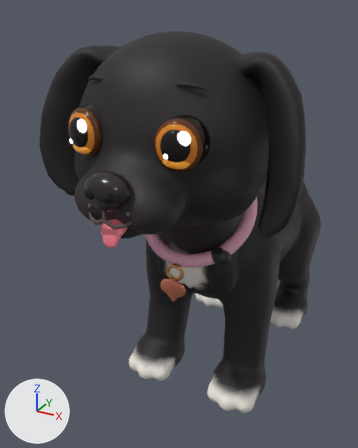
Two versions of the glTF model blanche-agente-du-chaos/art/models/blanche.glb, one commit apart.
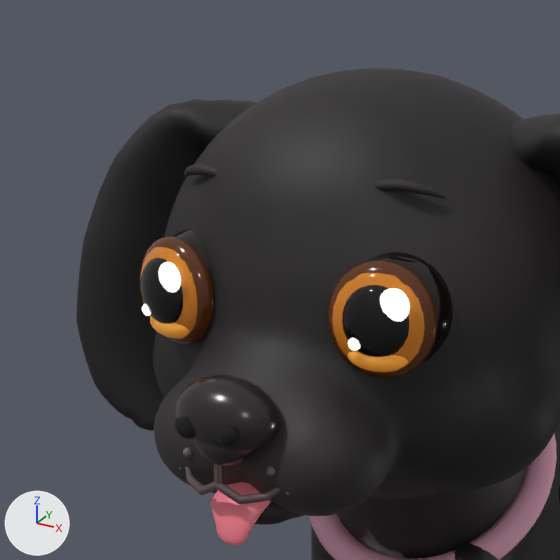
There are two pictures of each version: one whole from a camera (50 mm lens) standing at (0.328, -0.806, 0.642) and looking at (-0.079, -0.066, 0.272), one close up on the part from 1% to 72% of the width and 0% to 57% of the height. Every picture has the same lights, and +X, +Y and +Z are marked at lower left. The older version's two pictures come first. Vertices at exactly the same position are counted once.

The scene before the commit, as lines of its bpy script (objects in view):
```python
ob_details = bpy.data.objects.new('Details', me_details)
ob_details.location = (0.0, 0.0, 0.0)
ob_peau = bpy.data.objects.new('Peau', me_peau)
ob_peau.location = (0.0, 0.0, 0.0)
```
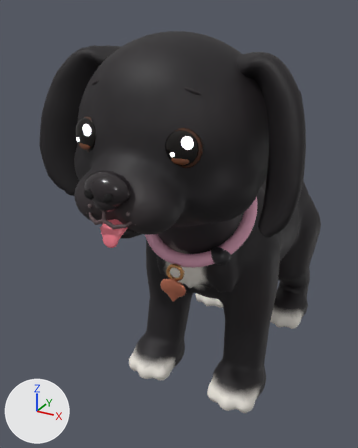
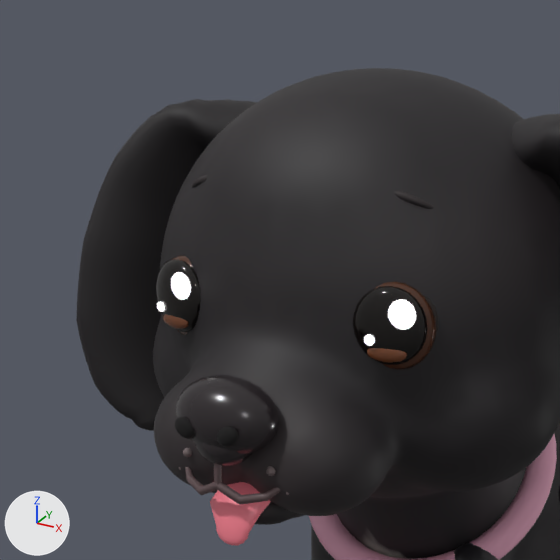
Patch to the scene script:
```diff
--- a/blanche-agente-du-chaos/art/models/blanche.glb.py
+++ b/blanche-agente-du-chaos/art/models/blanche.glb.py
@@ mat_oeil @@
 mat_oeil.base_color = (0.007, 0.00402, 0.00335)  # black #140d0b
-mat_oeil.roughness = 0.08
+mat_oeil.roughness = 0.2
@@ mat_iris @@
 mat_iris = principled_material('iris')
-mat_iris.base_color = (0.584, 0.195, 0.016)  # orange #c97a22
-mat_iris.roughness = 0.08
-mat_iris.emission_color = (0.0411, 0.0116, 0.00109)  # brown #391c04
-mat_iris.emission_strength = 1.0
+mat_iris.base_color = (0.0685, 0.0232, 0.0103)  # brown #4a2a1a
+mat_iris.roughness = 0.18
@@ mat_iris_clair @@
 mat_iris_clair = principled_material('iris_clair')
-mat_iris_clair.base_color = (0.871, 0.418, 0.0595)  # orange #f0ad45
+mat_iris_clair.base_color = (0.147, 0.0467, 0.0176)  # brown #6b3d24
 mat_iris_clair.roughness = 0.08
-mat_iris_clair.emission_color = (0.178, 0.0479, 0.00257)  # brown #753e08
-mat_iris_clair.emission_strength = 1.0
@@ me_details @@
 # used by ob_details; location = (0.0, 0.0, 0.0)
-me_details.from_pydata(...)  # 9368 vertices, 18536 faces; spans x -0.194..0.194, y -0.399..-0.072, z 0.219..0.593
+me_details.from_pydata(...)  # 8838 vertices, 17480 faces; spans x -0.194..0.194, y -0.399..-0.072, z 0.219..0.593
+# me_details part 1: the loose piece of 72 vertices spanning x -0.081..-0.074, y -0.346..-0.341, z 0.487..0.494 is moved by (0.001, 0.011, -0.001)
+# me_details part 2: the loose piece of 250 vertices spanning x 0.039..0.083, y -0.31..-0.295, z 0.556..0.566 is multiplied about its middle by the matrix ((0.936, 0.026, 0.188), (-0.019, 0.954, -0.033), (-0.189, 0.029, 0.936)), then moved by (0.0, 0.003, -0.005)
+# me_details part 3: the loose piece of 250 vertices spanning x -0.083..-0.039, y -0.31..-0.295, z 0.556..0.566 is multiplied about its middle by the matrix ((0.936, -0.026, -0.188), (0.019, 0.954, -0.033), (0.189, 0.029, 0.936)), then moved by (0.0, 0.003, -0.005)
+# me_details part 4: the loose piece of 128 vertices spanning x 0.07..0.086, y -0.346..-0.338, z 0.502..0.52 is deleted
+# me_details part 5: the loose piece of 128 vertices spanning x -0.066..-0.05, y -0.35..-0.342, z 0.502..0.52 is deleted
+# me_details part 6: the loose piece of 72 vertices spanning x 0.055..0.062, y -0.35..-0.345, z 0.487..0.494 is deleted
+# me_details part 7: 9 vertices moved within x -0.074..0.074, y -0.336..-0.322, z 0.478..0.51; 3139 vertices removed from x -0.094..0.094, y -0.349..-0.263, z 0.466..0.544; 2937 vertices added at x -0.093..0.093, y -0.337..-0.257, z 0.464..0.535
 me_details.materials.append(mat_poil_uni)
 me_details.materials.append(mat_oeil)
-me_details.materials.append(mat_iris_bord)  # brown #5c2f0e
 me_details.materials.append(mat_iris)
```

Pixel boxes [x1, y1, x2, y2] of what changed, in the close-ups (560 x 560 px; the box of a moved part takes in the faces that stretch with it):
'Details', reshaped
    both: [76, 99, 560, 560]
part 1 of me_details, moved or reshaped
    before: [142, 304, 151, 316]
    after: [157, 301, 165, 312]
part 2 of me_details, moved or reshaped
    before: [375, 179, 446, 199]
    after: [394, 190, 434, 209]
part 3 of me_details, moved or reshaped (mostly hidden afterwards)
    before: [184, 164, 218, 177]
    after: [192, 175, 208, 188]
part 4 of me_details, deleted
    before: [380, 288, 410, 322]
part 5 of me_details, deleted
    before: [158, 262, 181, 292]
part 6 of me_details, deleted
    before: [348, 338, 360, 351]
part 7 of me_details, moved or reshaped
    before: [140, 229, 453, 378]
    after: [156, 256, 438, 370]
